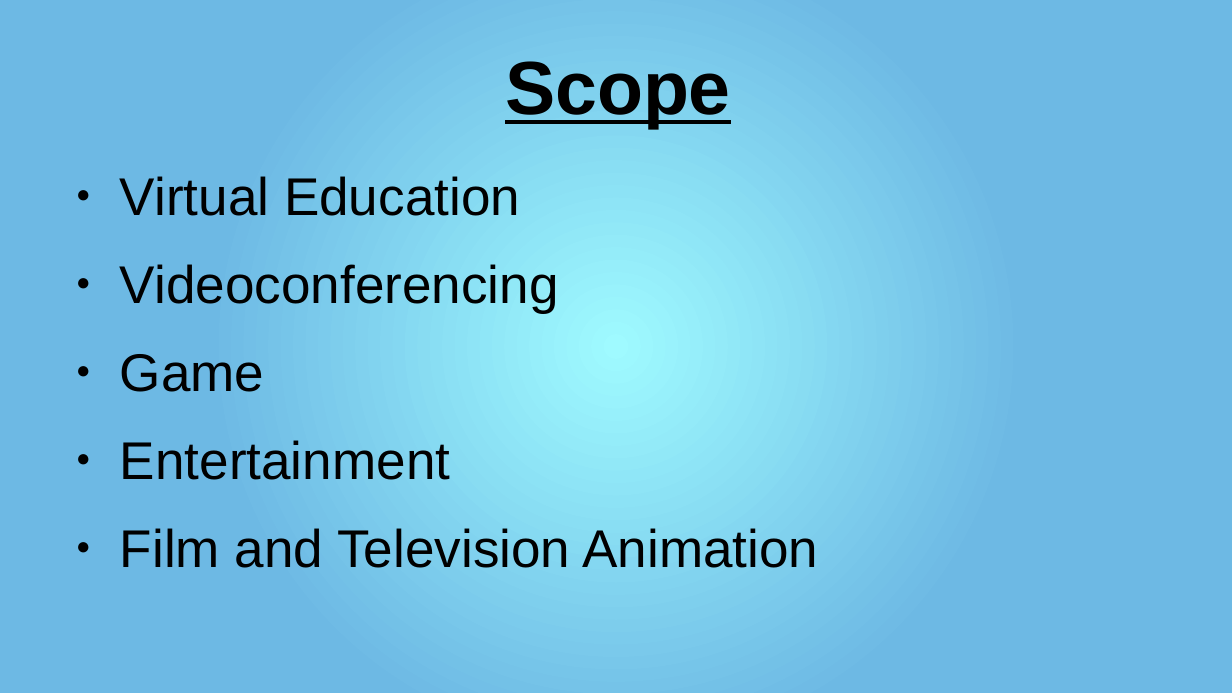
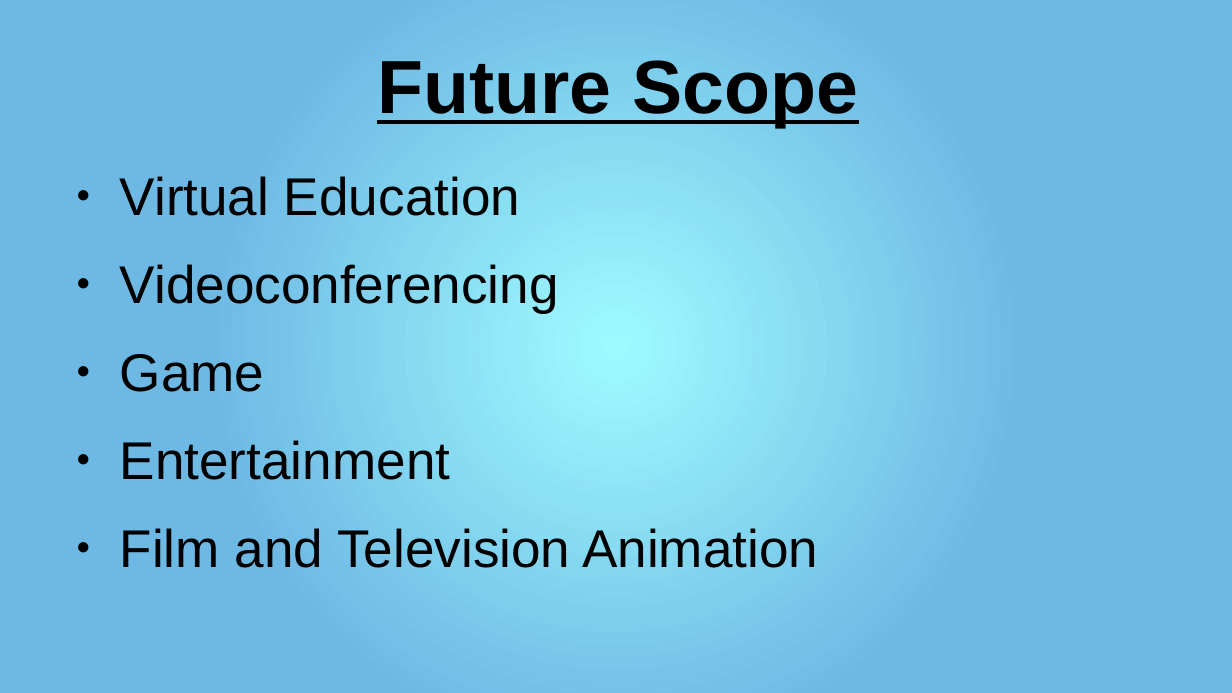
Before and after one commit to mr-speedster/seminar-presentation, a slide deck: slide 26 of Presentation.pptx (slide 4 before the commit). Drawn at 1232x693 pixels with LibreOffice and Linux fonts; fonts in the diff are those of the drawing. Boxes give left, top, right and bottom in pixels: in the first picture for what was removed or moved away, otherwise in the second. Text is boxed around its words. In the diff, an @@ line names an element or a change of style, - is before the commit and + after.

```diff
--- a/Presentation.pptx
+++ b/Presentation.pptx
@@ text at [377,60,858,128]: text changed @@
-Scope
+Future Scope
```
Also in this commit, not shown: 7 other slides changed, 9 slides added, 4 slides removed, 4 other files.
